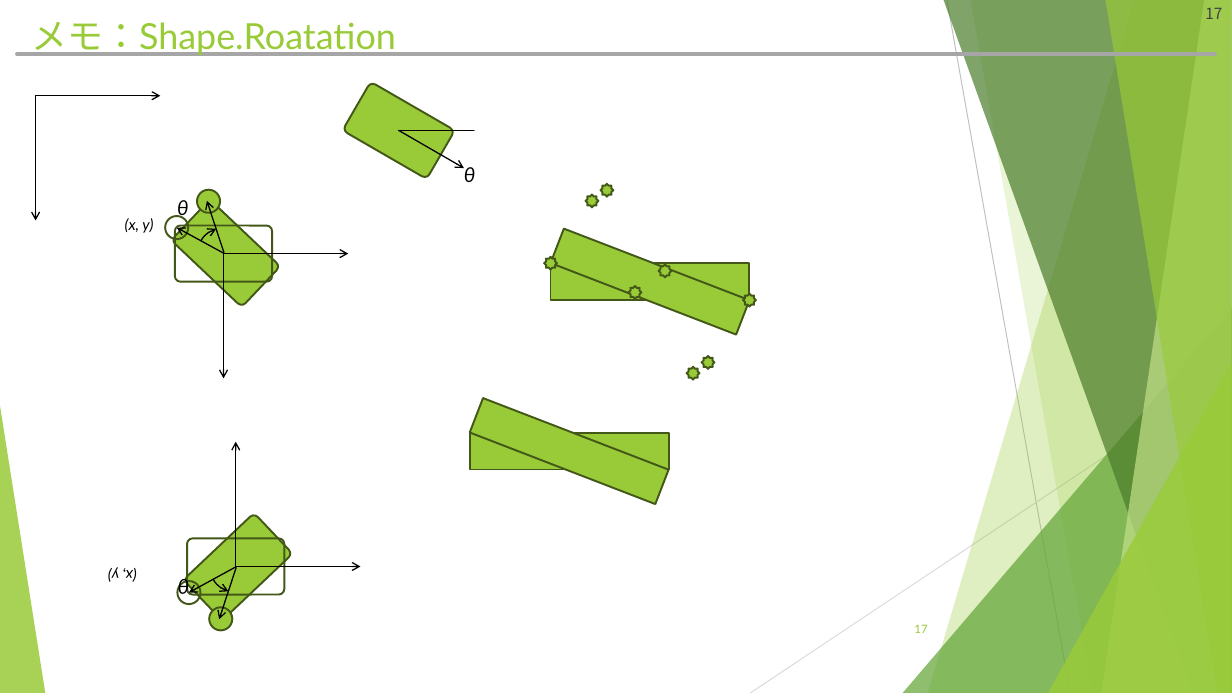
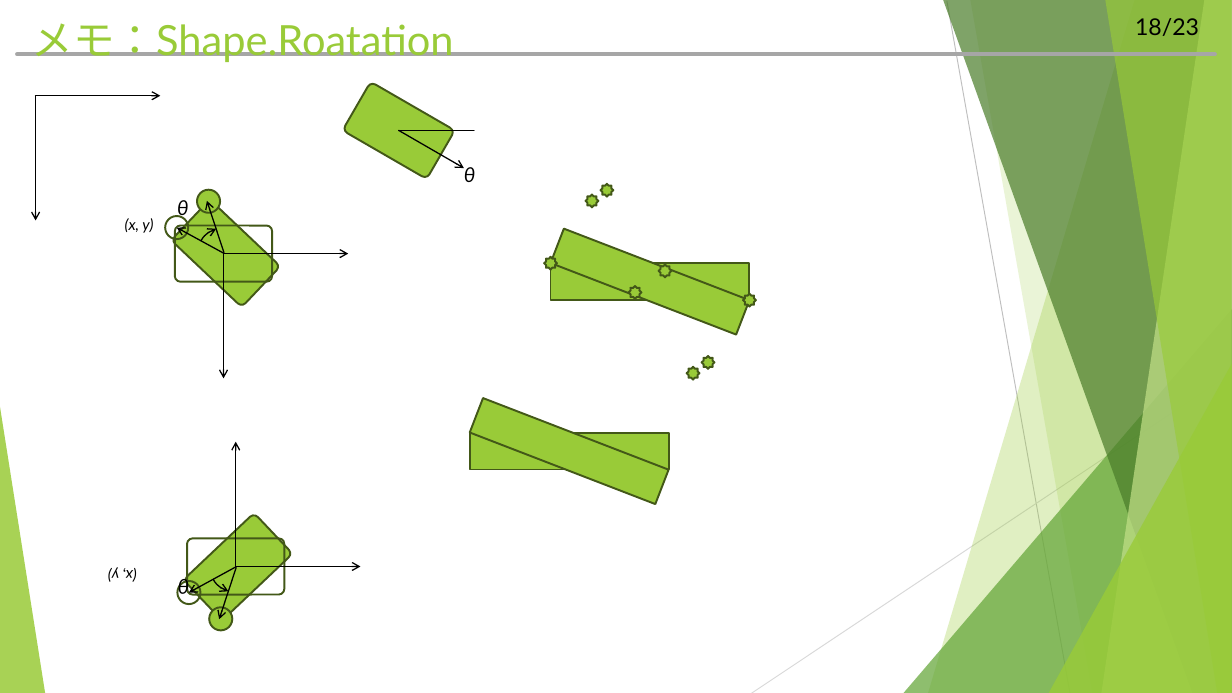
Before and after one commit to hitsuji-ga-u/pawapo, a slide deck: slide 19 of slide/customUI_debug.pptm (slide 17 before the commit). Drawn at 1232x693 pixels with LibreOffice and Linux fonts; fonts in the diff are those of the drawing. Boxes give left, top, right and bottom in pixels: in the first picture for what was removed or moved away, otherwise in the second. Text is boxed around its words. In the diff, an @@ line names an element or a change of style, - is before the commit and + after.

```diff
--- a/slide/customUI_debug.pptm
+++ b/slide/customUI_debug.pptm
@@ title "メモ：Shape.Roatation" at (31,23,453,62): size 28 to 32.4 pt @@
@@ outline redrawn in 5 elements at (928,0,1232,693), (970,0,1232,693), (944,0,1232,693), (1102,0,1232,693), (1105,0,1232,693) @@
@@ page number added at (1135,18,1199,36), 18 pt, text #000000 @@
+18/23
@@ page number removed at (1205,8,1222,19) @@
-17
@@ page number removed at (914,624,927,633) @@
-17
```
Also in this commit, not shown: 24 other slides changed, 10 slides added, 1 slide removed, 8 other files.
